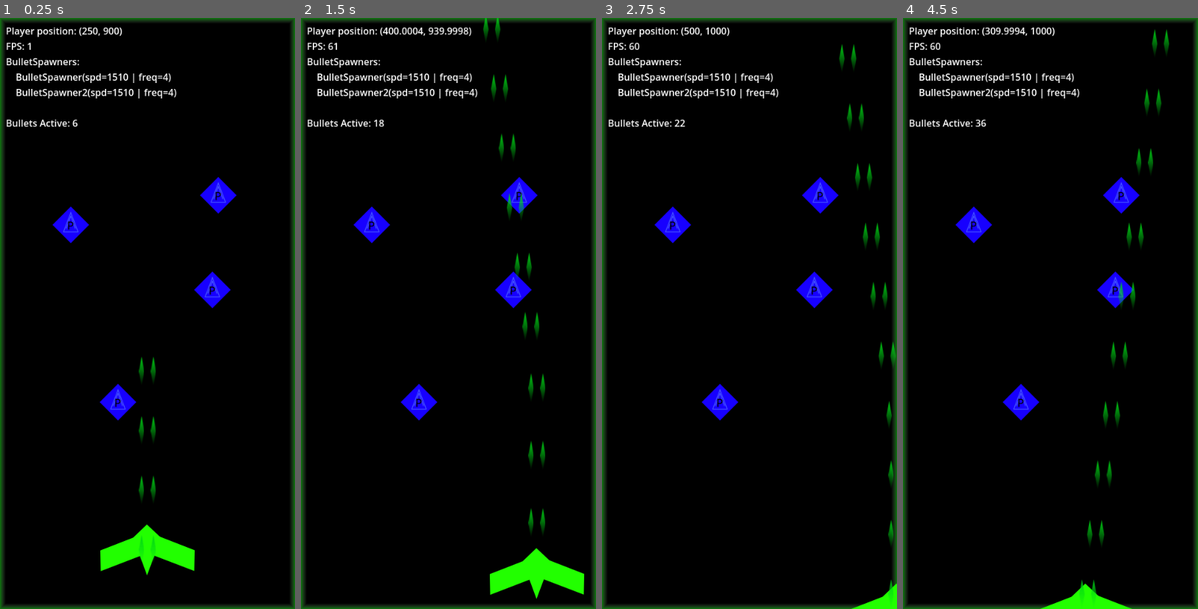
Above: before the commit, frames 1-4 (left to right).
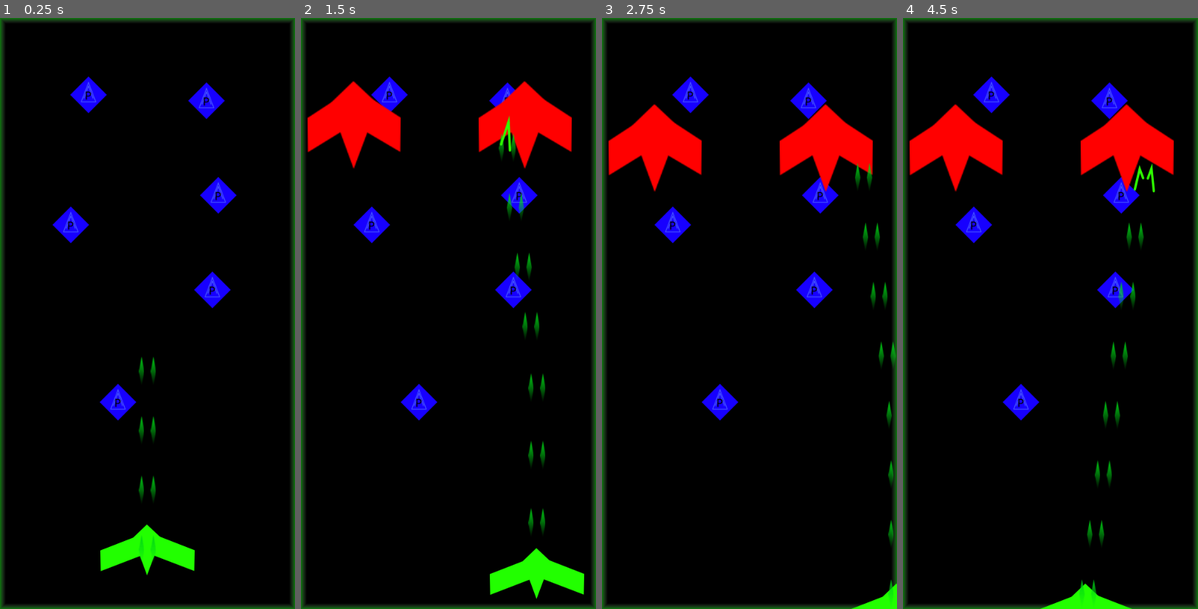
Above: after the commit, the same moments.

Repository: renevanderark/mkshmup
Game: Godot game, scene res://main.tscn
The game is run twice, just before and just after one commit, with the same random seed, the same clock (stepped at 60 frames per second) and the same inputs.
Inputs:
- Up to frame 1 (0.25 s): no input
- Up to frame 2 (1.5 s): hold Right (ui_right) 0.53-1.28 s; hold Down (ui_down) from 1.28 s (still down)
- Up to frame 3 (2.75 s): release Down (ui_down) at 2.03 s; hold Right (ui_right) from 2.03 s (still down)
- Up to frame 4 (4.5 s): release Right (ui_right) at 2.78 s; hold X (speed_up) 2.78-3.53 s; tap Enter at 3.5 s; hold Left (ui_left) from 3.53 s (still down)

The runs differ from the first frame. In frame 1, 2.2% of the frame differs, in the area x 2-77%, y 1-19%; in frame 2, 6.9%; in frame 3, 7.2%; in frame 4, 7.4%, in the area x 2-92%, y 1-30%.

Commit message:
adds 1st enemy

Diff:
--- a/bullets/basic_bullet.tscn
+++ b/bullets/basic_bullet.tscn
@@ -1,13 +1,13 @@
 [gd_scene load_steps=3 format=3 uid="uid://b2hxkxhlb6r6k"]
 
 [ext_resource type="Script" path="res://bullets/bullet.gd" id="1_nr7lt"]
-[ext_resource type="Texture2D" uid="uid://0sub01afl8tt" path="res://bullets/basic.svg" id="2_rg04t"]
+[ext_resource type="Texture2D" uid="uid://0sub01afl8tt" path="res://bullets/images/basic.svg" id="2_dmvbr"]
 
-[node name="BasicBullet" type="StaticBody2D"]
+[node name="BasicBullet" type="Area2D"]
 script = ExtResource("1_nr7lt")
 
 [node name="BulletSprite" type="Sprite2D" parent="."]
-texture = ExtResource("2_rg04t")
+texture = ExtResource("2_dmvbr")
 
 [node name="CollisionPolygon2D" type="CollisionPolygon2D" parent="."]
 visible = false
@@ -17,4 +17,5 @@
 position = Vector2(1.78814e-07, -1.19209e-06)
 scale = Vector2(0.5, 2.4)
 
+[connection signal="area_entered" from="." to="." method="_on_area_entered"]
 [connection signal="screen_exited" from="VisibleOnScreenNotifier2D" to="." method="_on_visible_on_screen_notifier_2d_screen_exited"]
--- a/bullets/bullet.gd
+++ b/bullets/bullet.gd
@@ -1,8 +1,15 @@
 class_name Bullet
-extends StaticBody2D
+extends Area2D
+
+const SparkScenes = [
+	preload("res://bullets/spark_1.tscn"),
+	preload("res://bullets/spark_2.tscn"),
+	preload("res://bullets/spark_3.tscn")
+]
 
 var speed : int = 500
-
+var damage = 1
+var _dealt_damage = false
 
 func _physics_process(delta: float) -> void:
 	position += Vector2.UP.rotated(rotation) * speed * delta
@@ -14,3 +21,13 @@
 
 func _ready() -> void:
 	add_to_group("bullets")
+
+
+func _on_area_entered(area: Area2D) -> void:
+	if not _dealt_damage and area.is_in_group("enemies"):
+		_dealt_damage = true
+		(area as Enemy).hp -= 1
+		var spark = SparkScenes[randi_range(0, 2)].instantiate()
+		spark.position = position
+		get_tree().root.call_deferred("add_child", spark)
+		queue_free()
--- /dev/null
+++ b/bullets/images/Spark1.svg
@@ -0,0 +1 @@
+<svg version="1.1" xmlns="http://www.w3.org/2000/svg" xmlns:xlink="http://www.w3.org/1999/xlink" width="17.9834" height="43.37146" viewBox="0,0,17.9834,43.37146"><g transform="translate(-229.96104,-171.89651)"><g data-paper-data="{&quot;isPaintingLayer&quot;:true}" fill="none" fill-rule="nonzero" stroke="#2fff00" stroke-width="4" stroke-linecap="round" stroke-linejoin="miter" stroke-miterlimit="10" stroke-dasharray="" stroke-dashoffset="0" style="mix-blend-mode: normal"><path d="M231.96104,213.26797l8.21705,-34.47962l5.76635,15.61129" data-paper-data="{&quot;index&quot;:null}"/></g></g></svg>
--- /dev/null
+++ b/bullets/images/Spark2.svg
@@ -0,0 +1 @@
+<svg version="1.1" xmlns="http://www.w3.org/2000/svg" xmlns:xlink="http://www.w3.org/1999/xlink" width="14.34388" height="48.784" viewBox="0,0,14.34388,48.784"><g transform="translate(-231.30192,-170.50658)"><g data-paper-data="{&quot;isPaintingLayer&quot;:true}" fill="none" fill-rule="nonzero" stroke="#2fff00" stroke-width="4" stroke-linecap="round" stroke-linejoin="miter" stroke-miterlimit="10" stroke-dasharray="" stroke-dashoffset="0" style="mix-blend-mode: normal"><path d="M233.30192,196.23905l6.4042,-17.0676l3.93968,38.11913" data-paper-data="{&quot;index&quot;:null}"/></g></g></svg>
--- /dev/null
+++ b/bullets/images/Spark3.svg
@@ -0,0 +1 @@
+<svg version="1.1" xmlns="http://www.w3.org/2000/svg" xmlns:xlink="http://www.w3.org/1999/xlink" width="18.74961" height="61.25788" viewBox="0,0,18.74961,61.25788"><g transform="translate(-225.55531,-168.77904)"><g data-paper-data="{&quot;isPaintingLayer&quot;:true}" fill="none" fill-rule="nonzero" stroke="#2fff00" stroke-width="4" stroke-linecap="round" stroke-linejoin="miter" stroke-miterlimit="10" stroke-dasharray="" stroke-dashoffset="0" style="mix-blend-mode: normal"><path d="M227.55531,217.86524l12.49441,-38.11913l2.2552,48.2908" data-paper-data="{&quot;index&quot;:null}"/></g></g></svg>
--- /dev/null
+++ b/bullets/spark.gd
@@ -0,0 +1,8 @@
+extends Sprite2D
+
+var lifetime = 0
+
+func _process(_delta: float) -> void:
+	lifetime += 1
+	if lifetime == 4:
+		queue_free()
--- /dev/null
+++ b/bullets/spark_1.tscn
@@ -0,0 +1,8 @@
+[gd_scene load_steps=3 format=3 uid="uid://cet0hg0i1ocgg"]
+
+[ext_resource type="Texture2D" uid="uid://myb27psbberu" path="res://bullets/images/Spark1.svg" id="1_u0jxq"]
+[ext_resource type="Script" path="res://bullets/spark.gd" id="2_yctaf"]
+
+[node name="Spark1" type="Sprite2D"]
+texture = ExtResource("1_u0jxq")
+script = ExtResource("2_yctaf")
--- /dev/null
+++ b/bullets/spark_2.tscn
@@ -0,0 +1,8 @@
+[gd_scene load_steps=3 format=3 uid="uid://bjaa63xxoqxp5"]
+
+[ext_resource type="Texture2D" uid="uid://2wf5c7408w2b" path="res://bullets/images/Spark2.svg" id="1_w7dwe"]
+[ext_resource type="Script" path="res://bullets/spark.gd" id="2_xhkm5"]
+
+[node name="Spark2" type="Sprite2D"]
+texture = ExtResource("1_w7dwe")
+script = ExtResource("2_xhkm5")
--- /dev/null
+++ b/bullets/spark_3.tscn
@@ -0,0 +1,9 @@
+[gd_scene load_steps=3 format=3 uid="uid://64vkwxuymufw"]
+
+[ext_resource type="Texture2D" uid="uid://bmdpi1iqnysh2" path="res://bullets/images/Spark3.svg" id="1_3e2fo"]
+[ext_resource type="Script" path="res://bullets/spark.gd" id="2_hqpam"]
+
+[node name="Spark3" type="Sprite2D"]
+position = Vector2(-2, -3)
+texture = ExtResource("1_3e2fo")
+script = ExtResource("2_hqpam")
--- /dev/null
+++ b/enemies/enemy.gd
@@ -0,0 +1,22 @@
+class_name Enemy
+extends Area2D
+
+@export var hp : int = 100
+
+var _start_pos : Vector2 = Vector2.ZERO
+
+func _physics_process(_delta: float) -> void:
+	if hp <= 0:
+		_explode()
+	if $Path2D/PathFollow2D.progress_ratio < .99:
+		$Path2D/PathFollow2D.progress_ratio += 0.01
+
+	position = _start_pos + $Path2D/PathFollow2D.position
+
+
+func _explode():
+	queue_free()
+
+
+func _ready() -> void:
+	_start_pos = position
--- /dev/null
+++ b/enemies/images/strong_ship_no1.svg
@@ -0,0 +1,68 @@
+<?xml version="1.0" encoding="UTF-8" standalone="no"?>
+<svg
+   version="1.1"
+   width="105.43426"
+   height="98.63115"
+   viewBox="0,0,105.43426,98.63115"
+   id="svg4"
+   sodipodi:docname="strong_ship_no1.svg"
+   inkscape:version="1.3.2 (091e20e, 2023-11-25, custom)"
+   xmlns:inkscape="http://www.inkscape.org/namespaces/inkscape"
+   xmlns:sodipodi="http://sodipodi.sourceforge.net/DTD/sodipodi-0.dtd"
+   xmlns="http://www.w3.org/2000/svg"
+   xmlns:svg="http://www.w3.org/2000/svg">
+  <defs
+     id="defs4" />
+  <sodipodi:namedview
+     id="namedview4"
+     pagecolor="#505050"
+     bordercolor="#ffffff"
+     borderopacity="1"
+     inkscape:showpageshadow="0"
+     inkscape:pageopacity="0"
+     inkscape:pagecheckerboard="1"
+     inkscape:deskcolor="#505050"
+     inkscape:zoom="9.0336573"
+     inkscape:cx="52.691837"
+     inkscape:cy="49.315575"
+     inkscape:window-width="1920"
+     inkscape:window-height="1129"
+     inkscape:window-x="-8"
+     inkscape:window-y="-8"
+     inkscape:window-maximized="1"
+     inkscape:current-layer="svg4" />
+  <g
+     transform="translate(-187.28287,-130.68442)"
+     id="g4"
+     style="fill:#ff0000">
+    <g
+       data-paper-data="{&quot;isPaintingLayer&quot;:true}"
+       fill="#808080"
+       fill-rule="nonzero"
+       stroke="none"
+       stroke-width="0"
+       stroke-linecap="butt"
+       stroke-linejoin="miter"
+       stroke-miterlimit="10"
+       stroke-dasharray=""
+       stroke-dashoffset="0"
+       style="mix-blend-mode:normal;fill:#ff0000"
+       id="g3">
+      <path
+         d="M187.72218,210.58692l-0.43931,-38.52547l41.29508,-26.78438l8.0174,35.50031z"
+         data-paper-data="{&quot;index&quot;:null}"
+         id="path1"
+         style="fill:#ff0000" />
+      <path
+         d="M242.03181,180.86727l9.39024,-35.95711l41.29508,26.78438l-0.43931,38.52547z"
+         data-paper-data="{&quot;index&quot;:null}"
+         id="path2"
+         style="fill:#ff0000" />
+      <path
+         d="M239.56816,229.31558l-26.99098,-73.14499l26.69992,-25.48616l27.74329,25.86483z"
+         data-paper-data="{&quot;index&quot;:null}"
+         id="path3"
+         style="fill:#ff0000" />
+    </g>
+  </g>
+</svg>
--- /dev/null
+++ b/enemies/strong_ship_no_1.tscn
@@ -0,0 +1,31 @@
+[gd_scene load_steps=4 format=3 uid="uid://c651kwsdx6sj3"]
+
+[ext_resource type="Script" path="res://enemies/enemy.gd" id="1_mfdaw"]
+[ext_resource type="Texture2D" uid="uid://028qjsysplx1" path="res://enemies/images/strong_ship_no1.svg" id="2_ggmik"]
+
+[sub_resource type="Curve2D" id="Curve2D_mfy16"]
+_data = {
+"points": PackedVector2Array(0, 0, 0, 0, 0, -90, 0, 0, 0, 0, 0, 300)
+}
+point_count = 2
+
+[node name="StrongShipNo1" type="Area2D" groups=["enemies"]]
+position = Vector2(0, 90)
+script = ExtResource("1_mfdaw")
+
+[node name="StrongShipNo1Sprite" type="Sprite2D" parent="."]
+position = Vector2(0, -100)
+scale = Vector2(1.5, 1.5)
+texture = ExtResource("2_ggmik")
+
+[node name="CollisionPolygon2D" type="CollisionPolygon2D" parent="."]
+position = Vector2(0, -100)
+scale = Vector2(1.5, 1.5)
+polygon = PackedVector2Array(22.3, -30.5, 24.1, -30.5, 52.5, -11.9, 52.5, 32.5, 50, 32.5, 16.5, 12.9, 0.700001, 49.5, -3.5, 49.5, -3.5, 46.9, -17.2, 12.2, -52.5, 32.8, -52.5, -10.9, -27.5, -26.6, -27.5, -27.4, -3.5, -49.4, 1.5, -49.5)
+
+[node name="Path2D" type="Path2D" parent="."]
+curve = SubResource("Curve2D_mfy16")
+
+[node name="PathFollow2D" type="PathFollow2D" parent="Path2D"]
+position = Vector2(0, -90)
+rotation = 1.5708
--- a/main.tscn
+++ b/main.tscn
@@ -1,8 +1,9 @@
-[gd_scene load_steps=6 format=3 uid="uid://dw6ygfj446v6i"]
+[gd_scene load_steps=7 format=3 uid="uid://dw6ygfj446v6i"]
 
 [ext_resource type="Script" path="res://main.gd" id="1_1njde"]
 [ext_resource type="PackedScene" uid="uid://bgdoo8tjd17bo" path="res://player/player.tscn" id="2_rjhxv"]
 [ext_resource type="PackedScene" uid="uid://khqiav7ahjc0" path="res://powerups/powerup.tscn" id="3_vbnvw"]
+[ext_resource type="PackedScene" uid="uid://c651kwsdx6sj3" path="res://enemies/strong_ship_no_1.tscn" id="4_v5qer"]
 
 [sub_resource type="Theme" id="Theme_djipc"]
 
@@ -26,6 +27,7 @@
 metadata/_edit_vertical_guides_ = [250.0]
 
 [node name="Label" type="Label" parent="."]
+visible = false
 layout_mode = 1
 anchors_preset = 15
 anchor_right = 1.0
@@ -40,7 +42,6 @@
 
 [node name="Player" parent="." instance=ExtResource("2_rjhxv")]
 position = Vector2(250, 900)
-speed = 200
 
 [node name="Bullet_speed_Powerup" parent="." instance=ExtResource("3_vbnvw")]
 position = Vector2(200, 650)
@@ -57,3 +58,17 @@
 [node name="Bullet_add_Powerup2" parent="." instance=ExtResource("3_vbnvw")]
 position = Vector2(370, 300)
 powerup_type = 2
+
+[node name="Powerup" parent="." instance=ExtResource("3_vbnvw")]
+position = Vector2(350, 140)
+powerup_type = 2
+
+[node name="Powerup2" parent="." instance=ExtResource("3_vbnvw")]
+position = Vector2(150, 130)
+powerup_type = 2
+
+[node name="StrongShipNo1" parent="." instance=ExtResource("4_v5qer")]
+position = Vector2(380, 20)
+
+[node name="StrongShipNo2" parent="." instance=ExtResource("4_v5qer")]
+position = Vector2(90, 20)
--- a/player/player.tscn
+++ b/player/player.tscn
@@ -1,6 +1,6 @@
 [gd_scene load_steps=5 format=3 uid="uid://bgdoo8tjd17bo"]
 
-[ext_resource type="Texture2D" uid="uid://bv02vngs6uswv" path="res://player/ship.svg" id="1_atw54"]
+[ext_resource type="Texture2D" uid="uid://bv02vngs6uswv" path="res://player/images/ship.svg" id="2_77wsb"]
 [ext_resource type="Script" path="res://player/player.gd" id="2_ip2h1"]
 [ext_resource type="PackedScene" uid="uid://cdf8f7i0gnqgo" path="res://bullets/bullet_spawner.tscn" id="3_tofto"]
 [ext_resource type="PackedScene" uid="uid://b2hxkxhlb6r6k" path="res://bullets/basic_bullet.tscn" id="4_iu4vv"]
@@ -9,7 +9,7 @@
 script = ExtResource("2_ip2h1")
 
 [node name="ShipSprite" type="Sprite2D" parent="."]
-texture = ExtResource("1_atw54")
+texture = ExtResource("2_77wsb")
 
 [node name="BulletSpawner" parent="." instance=ExtResource("3_tofto")]
 visible = false
@@ -17,11 +17,27 @@
 BulletScene = ExtResource("4_iu4vv")
 bullet_speed = 1510
 
+[node name="BulletSpawner7" parent="." instance=ExtResource("3_tofto")]
+visible = false
+position = Vector2(-25, 0)
+BulletScene = ExtResource("4_iu4vv")
+bullet_speed = 1510
+disabled = true
+unlock_level = 3
+
 [node name="BulletSpawner2" parent="." instance=ExtResource("3_tofto")]
 visible = false
 position = Vector2(10, 0)
 BulletScene = ExtResource("4_iu4vv")
 bullet_speed = 1510
+
+[node name="BulletSpawner8" parent="." instance=ExtResource("3_tofto")]
+visible = false
+position = Vector2(25, 0)
+BulletScene = ExtResource("4_iu4vv")
+bullet_speed = 1510
+disabled = true
+unlock_level = 3
 
 [node name="BulletSpawner3" parent="." instance=ExtResource("3_tofto")]
 visible = false
@@ -32,6 +48,16 @@
 bullet_speed = 1000
 disabled = true
 unlock_level = 1
+
+[node name="BulletSpawner10" parent="." instance=ExtResource("3_tofto")]
+visible = false
+position = Vector2(60, -1.19209e-07)
+rotation = 0.0436332
+BulletScene = ExtResource("4_iu4vv")
+spawn_frame_frequency = 8
+bullet_speed = 1000
+disabled = true
+unlock_level = 4
 
 [node name="BulletSpawner5" parent="." instance=ExtResource("3_tofto")]
 visible = false
@@ -53,6 +79,16 @@
 disabled = true
 unlock_level = 1
 
+[node name="BulletSpawner9" parent="." instance=ExtResource("3_tofto")]
+visible = false
+position = Vector2(-60, -1.19209e-07)
+rotation = -0.0436332
+BulletScene = ExtResource("4_iu4vv")
+spawn_frame_frequency = 8
+bullet_speed = 1000
+disabled = true
+unlock_level = 4
+
 [node name="BulletSpawner6" parent="." instance=ExtResource("3_tofto")]
 visible = false
 position = Vector2(-80, 4.76837e-07)
--- a/powerups/powerup.gd
+++ b/powerups/powerup.gd
@@ -11,8 +11,7 @@
 var _picked_up = false
 
 func _on_area_entered(area: Area2D) -> void:
-	if not _picked_up:
+	if not _picked_up and area.is_in_group("player"):
 		_picked_up = true
 		queue_free()
-		if area.is_in_group("player"):
-			(area as Player).receive_powerup(powerup_type, boost_amount)
+		(area as Player).receive_powerup(powerup_type, boost_amount)
--- a/powerups/powerup.tscn
+++ b/powerups/powerup.tscn
@@ -1,13 +1,13 @@
 [gd_scene load_steps=3 format=3 uid="uid://khqiav7ahjc0"]
 
-[ext_resource type="Texture2D" uid="uid://d1yqkc22pqr3a" path="res://powerups/powerup.svg" id="1_m484i"]
 [ext_resource type="Script" path="res://powerups/powerup.gd" id="1_x87fd"]
+[ext_resource type="Texture2D" uid="uid://d1yqkc22pqr3a" path="res://powerups/images/powerup.svg" id="2_2v5lo"]
 
 [node name="Powerup" type="Area2D"]
 script = ExtResource("1_x87fd")
 
 [node name="PowerupSprite" type="Sprite2D" parent="."]
-texture = ExtResource("1_m484i")
+texture = ExtResource("2_2v5lo")
 
 [node name="CollisionPolygon2D" type="CollisionPolygon2D" parent="."]
 visible = false
Renamed: bullets/basic.svg -> bullets/images/basic.svg
Renamed: player/ship.svg -> player/images/ship.svg
Renamed: powerups/powerup.svg -> powerups/images/powerup.svg
